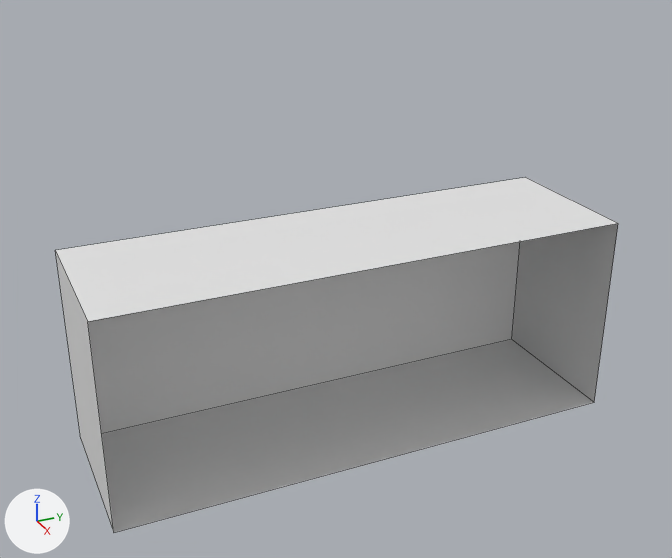
Renders of the Blender file cad_drawings/locking_mechanism.blend from each side of a commit.
Before and after are seen from a camera (50 mm lens) standing at (32.4, -16.9, 23.1) and looking at (-3.6, -0.6, 5.0). Lighting does not change. The marker at lower left points along +X, +Y and +Z. The first picture is the older version. Mesh edges are drawn as thin lines. The same objects are shown in both versions, whatever each file hides.

Before the edit, the objects in view are built like this:
```python
me_cube_002 = bpy.data.meshes.new('Cube.002')
me_cube_002.from_pydata([(-1.0, -1.0, -1.0), (-1.0, -1.0, 1.0), (-1.0, 1.0, -1.0), (-1.0, 1.0, 1.0), (0.0, 1.0, -1.0), (0.0, 1.0, 1.0), (0.0, -1.0, -1.0), (0.0, -1.0, 1.0)], [], [(0, 1, 3, 2), (6, 7, 1, 0), (5, 3, 1, 7), (2, 4, 6, 0), (2, 3, 5, 4)])
ob_cube_001 = bpy.data.objects.new('Cube.001', me_cube_002)
ob_cube_001.location = (0.0, 0.0, 2.0)
ob_cube_001.scale = (7.61, -12.5, 5.0)
```
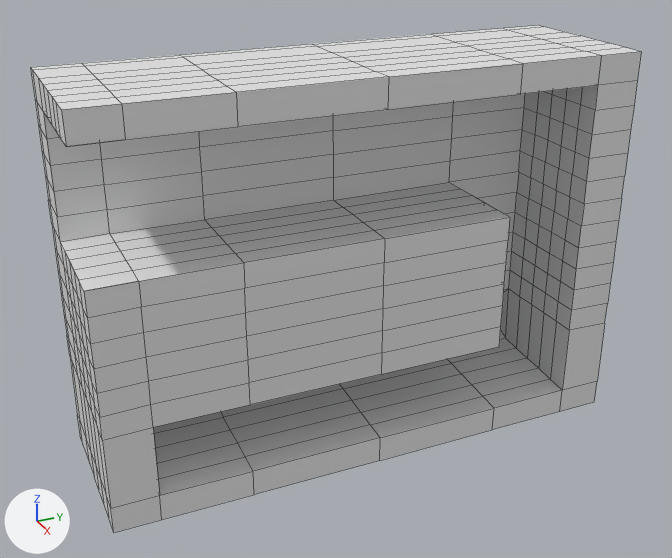
Commit message: More resolution.

Where the change shows, as pixel boxes (x1, y1, x2, y2) in the pictures (672 x 558 px):
'Cube.001', reshaped (8% wider, 43% taller): before (55, 177, 618, 533); after (31, 25, 641, 533)
part 1 of me_cube_002, built on: before (55, 177, 618, 532); after (31, 25, 641, 533)

What the commit changed:
me_cube_002 is used by ob_cube_001; location (0.0, 0.0, 2.0); scale (7.61, -12.5, 5.0).
me_cube_002 had 8 vertices, 5 faces and spanned x -1.0..0.0, y -1.0..1.0, z -1.0..1.0.
me_cube_002 now has 643 vertices, 634 faces and spans x -1.0..0.0, y -1.0..1.0, z -1.0..2.62.
me_cube_002 part 1: 4 vertices removed from x -1.0..0.0, y -1.0..1.0, z 1.0; 639 vertices added at x -1.0..0.0, y -1.0..1.0, z -1.0..2.62.
